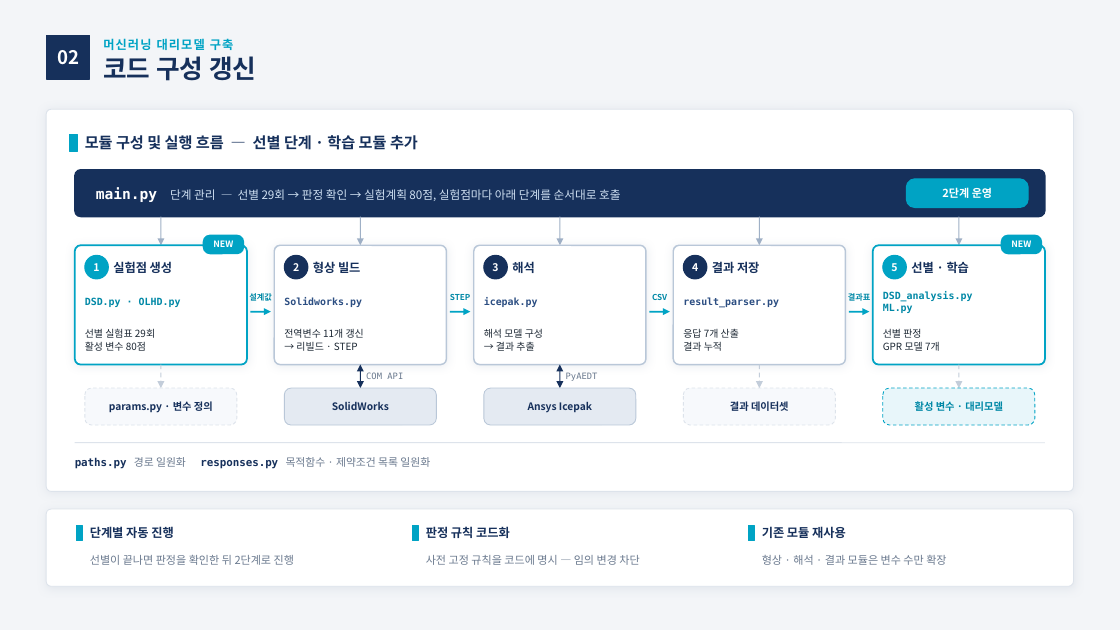
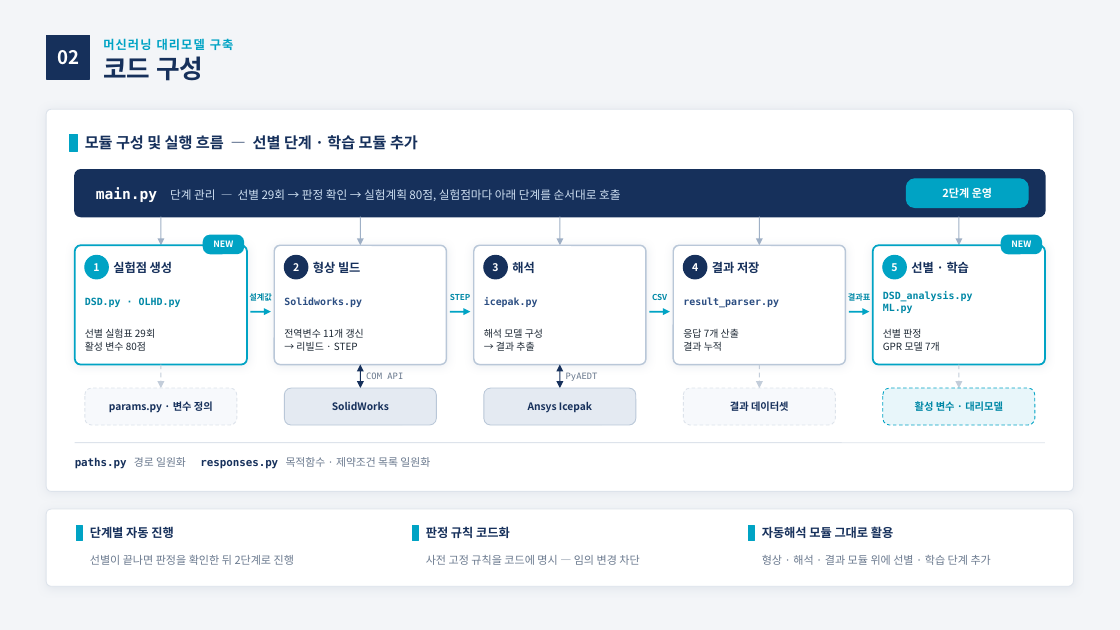
Before and after one commit to yjs9716/dddd, a slide deck: slide 8 of 2개월차_변수선별_및_대리모델구축.pptx. Drawn at 1120x630 pixels with LibreOffice and Linux fonts; fonts in the diff are those of the drawing. Boxes give left, top, right and bottom in pixels: in the first picture for what was removed or moved away, otherwise in the second. Text is boxed around its words. In the diff, an @@ line names an element or a change of style, - is before the commit and + after.

```diff
--- a/2개월차_변수선별_및_대리모델구축.pptx
+++ b/2개월차_변수선별_및_대리모델구축.pptx
@@ text at bbox=[103, 56, 203, 81]: text changed @@
-코드 구성 갱신
+코드 구성
@@ text at bbox=[762, 524, 893, 541]: text changed @@
-기존 모듈 재사용
+자동해석 모듈 그대로 활용
@@ text at bbox=[762, 555, 991, 565]: text changed @@
-형상 · 해석 · 결과 모듈은 변수 수만 확장
+형상 · 해석 · 결과 모듈 위에 선별 · 학습 단계 추가
```
Also in this commit, not shown: 2 other slides changed, 2 other files.
